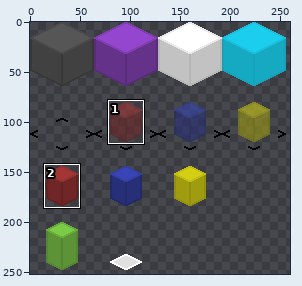
Sprite sheet, stored at Assets/Art/TilesetAseprite.png. Above, an overview of the earlier version with the close-up marked.
Close-up. Before:
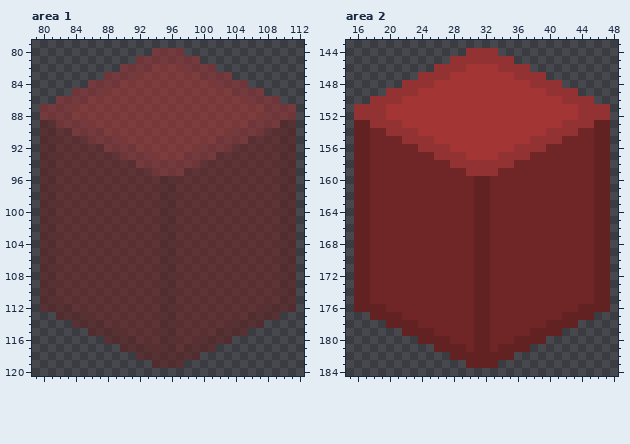
The file is 512x512 pixels. Shown: area 1: x 79..112, y 79..120; area 2: x 15..48, y 143..184. The wide view leaves out empty margins. The commit also changed other parts of the picture, which this record leaves out.
Once edited:
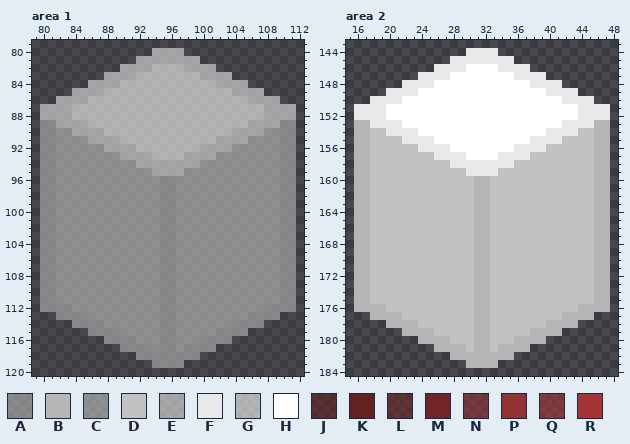
Palette (. is transparent): A #b6b6b696  B #b6b6b6  C #c2c2c296  D #c2c2c2  E #e9e9e996  F #e9e9e9  G #ffffff96  H #ffffff  J #63222296  K #632222  L #70262696  M #702626  N #93323296  P #933232  Q #a4353596  R #a43535
Diff:
Changed rows in their new state; - is an unchanged pixel.
Area 1:
first column x 80:
 80 --------------EEEE--------------
 81 ------------EEEEEEEE------------
 82 ----------EEEEGGGGEEEE----------
 83 --------EEEEGGGGGGGGEEEE--------
 84 ------EEEEGGGGGGGGGGGGEEEE------
 85 ----EEEEGGGGGGGGGGGGGGGGEEEE----
 86 --EEEEGGGGGGGGGGGGGGGGGGGGEEEE--
 87 EEEEGGGGGGGGGGGGGGGGGGGGGGGGEEEE
 88 EEEEGGGGGGGGGGGGGGGGGGGGGGGGEEEE
 89 AAEEEEGGGGGGGGGGGGGGGGGGGGEEEEAA
 90 AACCEEEEGGGGGGGGGGGGGGGGEEEECCAA
 91 AACCCCEEEEGGGGGGGGGGGGEEEECCCCAA
 92 AACCCCCCEEEEGGGGGGGGEEEECCCCCCAA
 93 AACCCCCCCCEEEEGGGGEEEECCCCCCCCAA
 94 AACCCCCCCCCCEEEEEEEECCCCCCCCCCAA
 95 AACCCCCCCCCCCCEEEECCCCCCCCCCCCAA
 96 AACCCCCCCCCCCCCAACCCCCCCCCCCCCAA
 97 AACCCCCCCCCCCCCAACCCCCCCCCCCCCAA
 98 AACCCCCCCCCCCCCAACCCCCCCCCCCCCAA
 99 AACCCCCCCCCCCCCAACCCCCCCCCCCCCAA
100 AACCCCCCCCCCCCCAACCCCCCCCCCCCCAA
101 AACCCCCCCCCCCCCAACCCCCCCCCCCCCAA
102 AACCCCCCCCCCCCCAACCCCCCCCCCCCCAA
103 AACCCCCCCCCCCCCAACCCCCCCCCCCCCAA
104 AACCCCCCCCCCCCCAACCCCCCCCCCCCCAA
105 AACCCCCCCCCCCCCAACCCCCCCCCCCCCAA
106 AACCCCCCCCCCCCCAACCCCCCCCCCCCCAA
107 AACCCCCCCCCCCCCAACCCCCCCCCCCCCAA
108 AACCCCCCCCCCCCCAACCCCCCCCCCCCCAA
109 AACCCCCCCCCCCCCAACCCCCCCCCCCCCAA
110 AACCCCCCCCCCCCCAACCCCCCCCCCCCCAA
111 AACCCCCCCCCCCCCAACCCCCCCCCCCCCAA
112 AAAACCCCCCCCCCCAACCCCCCCCCCCAAAA
113 --AAAACCCCCCCCCAACCCCCCCCCAAAA--
114 ----AAAACCCCCCCAACCCCCCCAAAA----
115 ------AAAACCCCCAACCCCCAAAA------
116 --------AAAACCCAACCCAAAA--------
117 ----------AAAACAACAAAA----------
118 ------------AAAAAAAA------------
119 --------------AAAA--------------
Area 2:
first column x 16:
144 --------------FFFF--------------
145 ------------FFFFFFFF------------
146 ----------FFFFHHHHFFFF----------
147 --------FFFFHHHHHHHHFFFF--------
148 ------FFFFHHHHHHHHHHHHFFFF------
149 ----FFFFHHHHHHHHHHHHHHHHFFFF----
150 --FFFFHHHHHHHHHHHHHHHHHHHHFFFF--
151 FFFFHHHHHHHHHHHHHHHHHHHHHHHHFFFF
152 FFFFHHHHHHHHHHHHHHHHHHHHHHHHFFFF
153 BBFFFFHHHHHHHHHHHHHHHHHHHHFFFFBB
154 BBDDFFFFHHHHHHHHHHHHHHHHFFFFDDBB
155 BBDDDDFFFFHHHHHHHHHHHHFFFFDDDDBB
156 BBDDDDDDFFFFHHHHHHHHFFFFDDDDDDBB
157 BBDDDDDDDDFFFFHHHHFFFFDDDDDDDDBB
158 BBDDDDDDDDDDFFFFFFFFDDDDDDDDDDBB
159 BBDDDDDDDDDDDDFFFFDDDDDDDDDDDDBB
160 BBDDDDDDDDDDDDDBBDDDDDDDDDDDDDBB
161 BBDDDDDDDDDDDDDBBDDDDDDDDDDDDDBB
162 BBDDDDDDDDDDDDDBBDDDDDDDDDDDDDBB
163 BBDDDDDDDDDDDDDBBDDDDDDDDDDDDDBB
164 BBDDDDDDDDDDDDDBBDDDDDDDDDDDDDBB
165 BBDDDDDDDDDDDDDBBDDDDDDDDDDDDDBB
166 BBDDDDDDDDDDDDDBBDDDDDDDDDDDDDBB
167 BBDDDDDDDDDDDDDBBDDDDDDDDDDDDDBB
168 BBDDDDDDDDDDDDDBBDDDDDDDDDDDDDBB
169 BBDDDDDDDDDDDDDBBDDDDDDDDDDDDDBB
170 BBDDDDDDDDDDDDDBBDDDDDDDDDDDDDBB
171 BBDDDDDDDDDDDDDBBDDDDDDDDDDDDDBB
172 BBDDDDDDDDDDDDDBBDDDDDDDDDDDDDBB
173 BBDDDDDDDDDDDDDBBDDDDDDDDDDDDDBB
174 BBDDDDDDDDDDDDDBBDDDDDDDDDDDDDBB
175 BBDDDDDDDDDDDDDBBDDDDDDDDDDDDDBB
176 BBBBDDDDDDDDDDDBBDDDDDDDDDDDBBBB
177 --BBBBDDDDDDDDDBBDDDDDDDDDBBBB--
178 ----BBBBDDDDDDDBBDDDDDDDBBBB----
179 ------BBBBDDDDDBBDDDDDBBBB------
180 --------BBBBDDDBBDDDBBBB--------
181 ----------BBBBDBBDBBBB----------
182 ------------BBBBBBBB------------
183 --------------BBBB--------------
Where, in picture pixels (left, top, right, bottom), the same in both close-ups:
changed: (40, 48, 296, 368)
changed: (354, 48, 610, 368)
